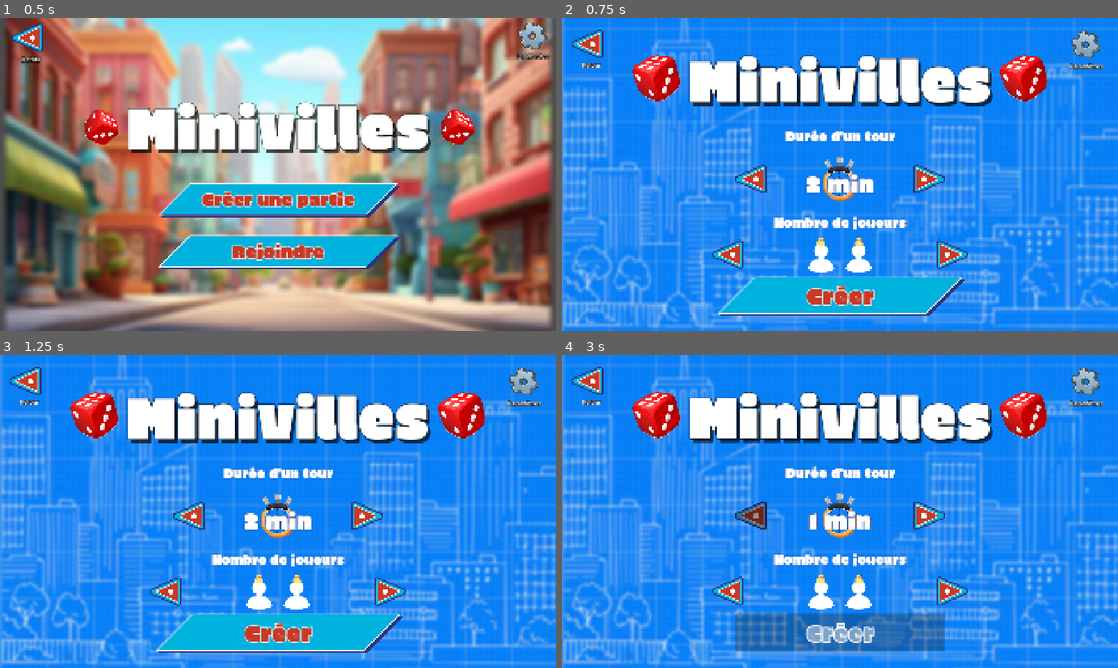
Above: before the commit, frames 1-4 (two rows, left to right).
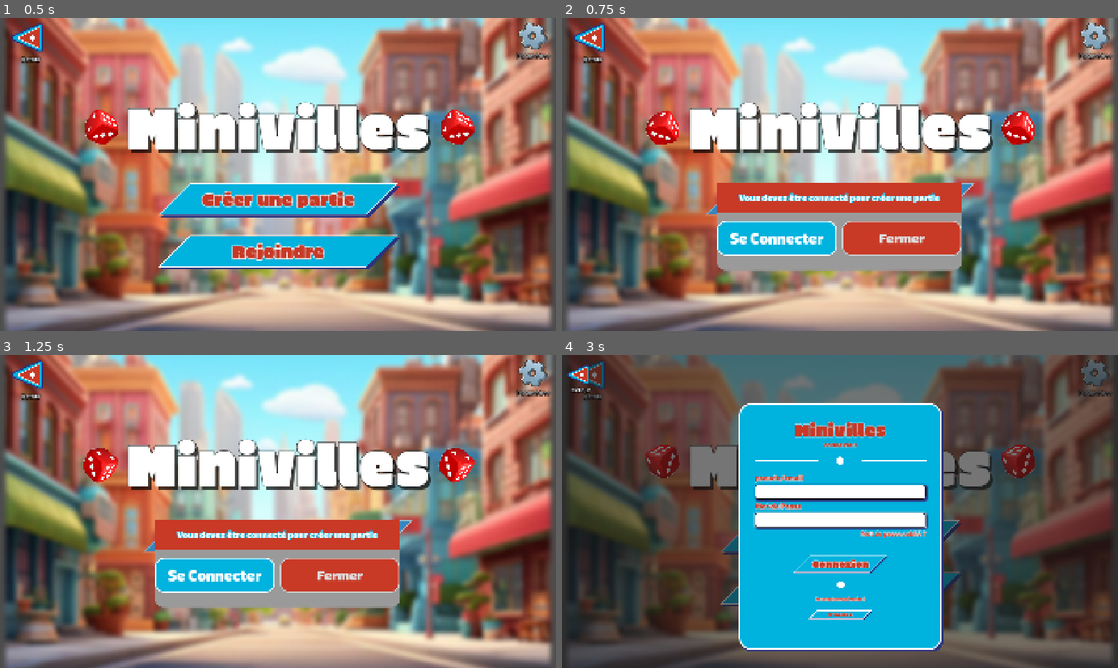
Above: after the commit, the same moments.

Repository: NyHaja/Minivilles
Game: Godot game, scene res://scene/Multijoueur/choix_game.tscn
Same seed, same stepped clock (60 frames per second), same inputs: the game is played once before the commit and once after it. This scene is started directly instead of the project's main scene.
Inputs (mouse positions are in pixels of both pictures, inside the frame that each line leads up to):
- Up to frame 1 (0.5 s): no input
- Up to frame 2 (0.75 s): click "Créer une partie" at 0.5 s
- Up to frame 3 (1.25 s): no input
- Up to frame 4 (3 s): click "Créer" (after the commit: "Créer une partie") at 1.25 s; click (778, 574) at 2 s, where only the run after the commit has a clickable "Se Connecter"; click (756, 514) at 2.77 s

Frame 1 is identical in both runs. In frame 2, 99% of the frame differs, in the area x 0-100%, y 0-100%; in frame 3, 99%; in frame 4, 99%.

Commit message:
Intégration du mode lobby dans le jeu

Diff:
--- a/mini-ville/Autoload/NetworkManager.gd
+++ b/mini-ville/Autoload/NetworkManager.gd
@@ -110,6 +110,7 @@
 		if status == "success":
 			_session_token = data.get("access_token", "")
 			_joueur_id = data.get("player_id","")
+			_est_guest = false
 			# On émet le signal déclaré en haut
 			auth_finished.emit(true, "Connexion réussie")
 		else:
@@ -154,3 +155,7 @@
 func set_token(token: String):
 	_session_token = token
 	_est_guest = false  # si on a un token, c'est pas un guest
+
+func set_guest(id: int):
+	_joueur_id = id
+	_est_guest = true
--- a/mini-ville/Autoload/lobby_handler.gd
+++ b/mini-ville/Autoload/lobby_handler.gd
@@ -35,7 +35,7 @@
 # ----------------------------------------------------------------
 # ACTIONS JOUEUR -> SERVEUR
 # ----------------------------------------------------------------
-func creer_lobby(nom: String, max_joueurs: int, prive: bool):
+func creer_lobby(nom: String, max_joueurs: int):
 	# Bloque si mode guest
 	if NetworkManager.est_guest():
 		print("[lobbyHandler] Un guest ne peut pas créer un lobby")
@@ -46,7 +46,6 @@
 		"token":NetworkManager.get_token(),
 		"nom": nom,
 		"max_joueurs": max_joueurs,
-		"prive": prive
 	})
 
 func rejoindre_lobby(code: String):
--- a/mini-ville/Guest/guest_handler.gd
+++ b/mini-ville/Guest/guest_handler.gd
@@ -19,6 +19,9 @@
 func _on_message(data: Dictionary):
 	match data.get("action_reply", ""):
 		"guest_player": _on_guest_cree(data)
+		"authentification":
+			if data.get("status") == "success":
+				reset() # remet est_guest à false  quand login réussi
 
 # ----------------------------------------------------------------
 # ACTIONS JOUEUR -> SERVEUR
@@ -60,7 +63,7 @@
 		est_guest = true
 		print("[GuestHandler] Guest créé :", guest_nickname, " (id : ", guest_id, ")")
 		# Aller vers l'écran de rejoindre lobby
-		get_tree().change_scene_to_file("res://main_client.tscn")
+		get_tree().change_scene_to_file("res://scene/Ecran principale/guest_screen.tscn")
 	else:
 		var raison = data.get("message", "Erreur inconnue")
 		print("[GuestHandler] Erreur création guest : ", raison)
--- a/mini-ville/project.godot
+++ b/mini-ville/project.godot
@@ -30,6 +30,7 @@
 Client="*uid://dyh5b0moyfuki"
 LobbyHandler="*uid://capsexgjolf2s"
 Game_Client="*uid://cheb7hhvtqruq"
+GuestHandler="*uid://5pa2db5yqfh"
 
 [display]
 
--- a/mini-ville/scene/Multijoueur/choix_game.tscn
+++ b/mini-ville/scene/Multijoueur/choix_game.tscn
@@ -13,7 +13,44 @@
 [ext_resource type="StyleBox" uid="uid://dyofc8inyhga3" path="res://assets/Themebtn/butonstyle.tres" id="8_cmag3"]
 [ext_resource type="StyleBox" uid="uid://dp1n54e7xh6d1" path="res://assets/Themebtn/butonstylePress.tres" id="9_8lebm"]
 [ext_resource type="LabelSettings" uid="uid://d1nxsgm600800" path="res://assets/Themebtn/new_label_settings.tres" id="11_geu4v"]
-[ext_resource type="PackedScene" uid="uid://cl142ptcxeqdo" path="res://scene/popup/popup_parametres.tscn" id="14_w5wc1"]
+[ext_resource type="FontFile" uid="uid://dxjthtx5vhhhw" path="res://assets/Fonts/Exo_2/static/Exo2-Black.ttf" id="14_dqbsl"]
+
+[sub_resource type="StyleBoxFlat" id="StyleBoxFlat_ap4bs"]
+bg_color = Color(0.6052743, 0.6052743, 0.6052743, 1)
+corner_radius_bottom_right = 30
+corner_radius_bottom_left = 30
+
+[sub_resource type="StyleBoxFlat" id="StyleBoxFlat_mgvv6"]
+bg_color = Color(0.78431374, 0.22352941, 0.14901961, 1)
+
+[sub_resource type="LabelSettings" id="LabelSettings_jp5mq"]
+font = ExtResource("14_dqbsl")
+font_size = 30
+outline_size = 11
+outline_color = Color(0, 0.69803923, 0.87058824, 1)
+
+[sub_resource type="StyleBoxFlat" id="StyleBoxFlat_06vsb"]
+bg_color = Color(0, 0.69803923, 0.87058824, 1)
+border_width_left = 4
+border_width_top = 4
+border_width_right = 4
+border_width_bottom = 4
+border_color = Color(1, 1, 1, 1)
+corner_radius_top_left = 30
+corner_radius_top_right = 30
+corner_radius_bottom_right = 30
+corner_radius_bottom_left = 30
+
+[sub_resource type="StyleBoxFlat" id="StyleBoxFlat_f4okt"]
+bg_color = Color(0.78431374, 0.22352941, 0.14901961, 1)
+border_width_left = 4
+border_width_top = 4
+border_width_right = 4
+border_width_bottom = 4
+corner_radius_top_left = 30
+corner_radius_top_right = 30
+corner_radius_bottom_right = 30
+corner_radius_bottom_left = 30
 
 [node name="Choixlobby" type="Control" unique_id=2096883175]
 layout_mode = 3
@@ -181,8 +218,56 @@
 theme_override_styles/focus = ExtResource("8_cmag3")
 text = "Rejoindre"
 
-[node name="Popup_parametres" parent="." unique_id=728934651 instance=ExtResource("14_w5wc1")]
+[node name="PanelConnexionRequise" type="PanelContainer" parent="." unique_id=942971021]
 visible = false
 layout_mode = 1
+anchors_preset = 8
+anchor_left = 0.5
+anchor_top = 0.5
+anchor_right = 0.5
+anchor_bottom = 0.5
+offset_left = -425.0
+offset_top = 29.5
+offset_right = 421.5
+offset_bottom = 330.5
+grow_horizontal = 2
+grow_vertical = 2
+theme_override_styles/panel = SubResource("StyleBoxFlat_ap4bs")
+
+[node name="VBoxContainer" type="VBoxContainer" parent="PanelConnexionRequise" unique_id=299891236]
+layout_mode = 2
+theme_override_constants/separation = 30
+
+[node name="Label" type="Label" parent="PanelConnexionRequise/VBoxContainer" unique_id=1293516871]
+custom_minimum_size = Vector2(0, 100)
+layout_mode = 2
+theme_override_styles/normal = SubResource("StyleBoxFlat_mgvv6")
+text = "Vous devez être connecté pour créer une partie"
+label_settings = SubResource("LabelSettings_jp5mq")
+horizontal_alignment = 1
+vertical_alignment = 1
+
+[node name="HBoxContainer" type="HBoxContainer" parent="PanelConnexionRequise/VBoxContainer" unique_id=2135992221]
+layout_mode = 2
+theme_override_constants/separation = 18
+
+[node name="BtnSeConnecter" type="Button" parent="PanelConnexionRequise/VBoxContainer/HBoxContainer" unique_id=1748382755]
+custom_minimum_size = Vector2(0, 120)
+layout_mode = 2
+size_flags_horizontal = 3
+theme_override_colors/font_color = Color(1, 1, 1, 1)
+theme_override_fonts/font = ExtResource("14_dqbsl")
+theme_override_font_sizes/font_size = 50
+theme_override_styles/normal = SubResource("StyleBoxFlat_06vsb")
+text = "Se Connecter"
+
+[node name="BtnFermer" type="Button" parent="PanelConnexionRequise/VBoxContainer/HBoxContainer" unique_id=1980009726]
+layout_mode = 2
+size_flags_horizontal = 3
+theme_override_fonts/font = ExtResource("14_dqbsl")
+theme_override_font_sizes/font_size = 45
+theme_override_styles/normal = SubResource("StyleBoxFlat_f4okt")
+text = "Fermer"
 
 [connection signal="pressed" from="HBoxContainer2/VBoxContainer/BtnParametres" to="." method="affiche_parametre"]
+[connection signal="pressed" from="Content/gameMode/BtnCreerWrap/BtnCreer" to="." method="_on_btn_creer_pressed"]
--- a/mini-ville/script/scene/Ecran principal/accueil.gd
+++ b/mini-ville/script/scene/Ecran principal/accueil.gd
@@ -65,7 +65,37 @@
 #bouton pour jouer en mode invité
 func guest_mode() -> void:
 	SoundManager.play_click()
-	get_tree().change_scene_to_packed(asGuest)
+	#get_tree().change_scene_to_packed(asGuest)
+	_afficher_popup_nickname()
+
+func _afficher_popup_nickname():
+# Popup simple avec un champ texte pour le pseudo
+	var dialog = AcceptDialog.new()
+	dialog.title = "Mode invité"
+
+	var vbox = VBoxContainer.new()
+	var label = Label.new()
+	label.text = "Entrez votre pseudo :"
+	var input = LineEdit.new()
+	input.placeholder_text = "Pseudo"
+	input.max_length = 20
+
+	vbox.add_child(label)
+	vbox.add_child(input)
+	dialog.add_child(vbox)
+
+	add_child(dialog)
+	dialog.popup_centered()
+
+	dialog.confirmed.connect(func():
+		var nickname = input.text.strip_edges()
+		if nickname == "":
+			return
+		$gameMode.hide()
+		GuestHandler.creer_guest(nickname)
+		dialog.queue_free()
+	)
+	dialog.canceled.connect(func(): dialog.queue_free())
 
 func _on_popup_back():
 	$gameMode.show()
--- a/mini-ville/script/scene/Multijoueur/choix_lobby.gd
+++ b/mini-ville/script/scene/Multijoueur/choix_lobby.gd
@@ -1,25 +1,47 @@
 extends Control
-
-signal on_back
 
 var pop_setting_scene = preload("res://scene/popup/popup_parametres.tscn")
 var popup_setting
 
+var pop_login_scene = preload("res://scene/popup/popup_login.tscn")
+var popup_login
+
 func _ready():
 	# print("[choix_lobby] _ready() appelé depuis : ", get_stack())
-	$Content/gameMode/BtnCreerWrap/BtnCreer.pressed.connect(func(): get_tree().change_scene_to_file("res://scene/Multijoueur/creation_lobby.tscn"))
-	$Content/gameMode/BtnRejoindreWrap/BtnRejoindre.pressed.connect(func(): get_tree().change_scene_to_file("res://scene/Multijoueur/rejoindre_lobby.tscn"))
+	$Content/gameMode/BtnRejoindreWrap/BtnRejoindre.pressed.connect(func():
+		get_tree().change_scene_to_file("res://scene/Multijoueur/rejoindre_lobby.tscn"))
 	$HBoxContainer2/BtnRetour/BtnBack.pressed.connect(func():
 		get_tree().change_scene_to_file("res://scene/Ecran principale/mode_de_jeu.tscn"))
 
 	popup_setting = pop_setting_scene.instantiate()
+	popup_login = pop_login_scene.instantiate()
+
+	add_child(popup_login)
 	add_child(popup_setting)
 	popup_setting.hide()
-
-	if not $HBoxContainer2/VBoxContainer/BtnParametres.pressed.is_connected(affiche_parametre):
-		$HBoxContainer2/VBoxContainer/BtnParametres.pressed.connect(affiche_parametre)
+	popup_login.hide()
 
 func affiche_parametre():
 	SoundManager.play_click()
 	#$Content/gameMode.hide()
 	popup_setting.show()
+
+func _on_btn_creer_pressed():
+	var est_guest    = NetworkManager.est_guest()
+	var est_connecte = NetworkManager.est_connecte() and not est_guest
+
+	print("[DEBUG] est_guest=", est_guest, " est_connecte=", est_connecte)
+
+	if not est_connecte:
+		_afficher_panel_connexion_requise()
+	else:
+		get_tree().change_scene_to_file("res://scene/Multijoueur/creation_lobby.tscn")
+
+func _afficher_panel_connexion_requise():
+	$PanelConnexionRequise.show()
+	$PanelConnexionRequise/VBoxContainer/HBoxContainer/BtnFermer.pressed.connect(func():
+		$PanelConnexionRequise.hide(), CONNECT_ONE_SHOT)
+	$PanelConnexionRequise/VBoxContainer/HBoxContainer/BtnSeConnecter.pressed.connect(func():
+		$PanelConnexionRequise.hide()
+		popup_login.show()
+		, CONNECT_ONE_SHOT)
--- a/mini-ville/script/scene/Multijoueur/creation_lobby.gd
+++ b/mini-ville/script/scene/Multijoueur/creation_lobby.gd
@@ -29,7 +29,7 @@
 
 	# ------------ signal ----------------------------
 	LobbyHandler.lobby_creer_signal.connect(_on_lobby_cree)
-	$Content/BtnCreerWrap/BtnCreer.pressed.connect(_on_btn_creer_pressed)
+	#$Content/BtnCreerWrap/BtnCreer.pressed.connect(_on_btn_creer_pressed)
 
 	popup_setting = pop_setting_scene.instantiate()
 
@@ -85,4 +85,4 @@
 
 func _on_btn_creer_pressed():
 	$Content/BtnCreerWrap/BtnCreer.disabled = true
-	LobbyHandler.creer_lobby("Partie", nb_joueurs, is_private)
+	LobbyHandler.creer_lobby("Partie", nb_joueurs)
